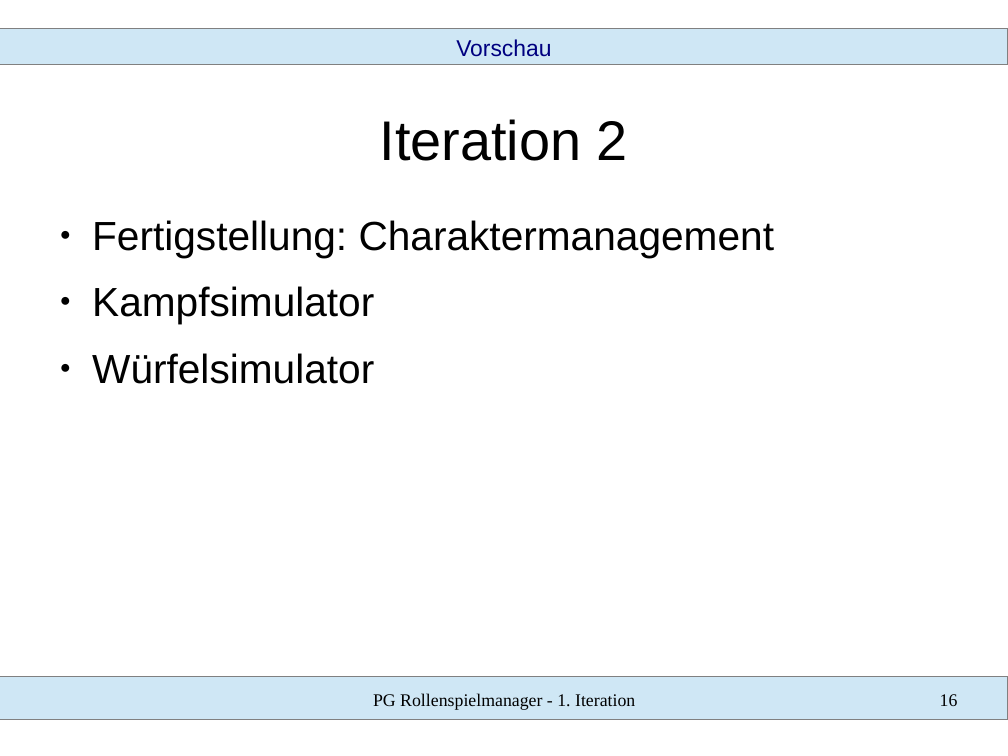
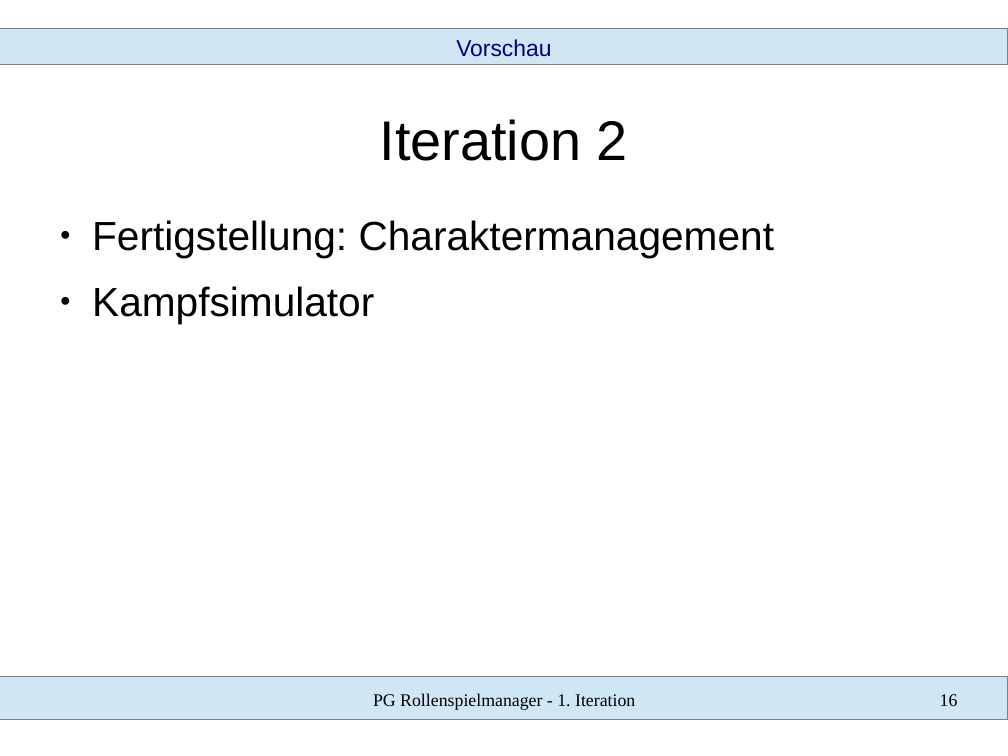
Before and after one commit to SWT-Projektgruppe-2015/Rollenspielmanager, a slide deck: slide 16 of Dokumente/01 Iteration/vortrag.odp. Drawn at 1008x756 pixels with LibreOffice and Linux fonts; fonts in the diff are those of the drawing. Boxes give left, top, right and bottom in pixels: in the first picture for what was removed or moved away, otherwise in the second. Text is boxed around its words. In the diff, an @@ line names an element or a change of style, - is before the commit and + after.

```diff
--- a/Dokumente/01 Iteration/vortrag.odp
+++ b/Dokumente/01 Iteration/vortrag.odp
@@ text at <box>92,353,374,384</box>: paragraph removed @@
-● Würfelsimulator
```
Also in this commit, not shown: 13 other slides changed, 2 slides added.
